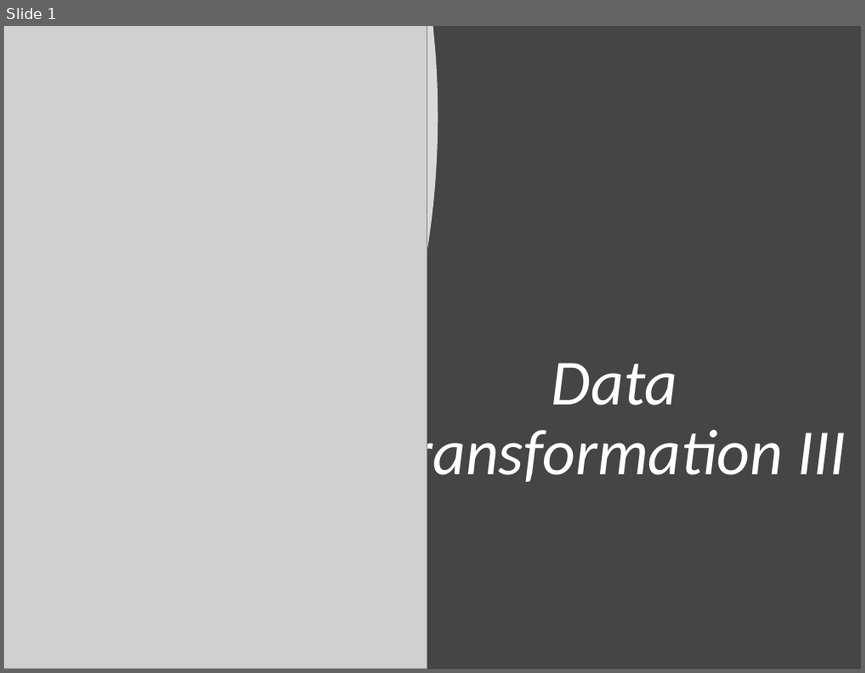
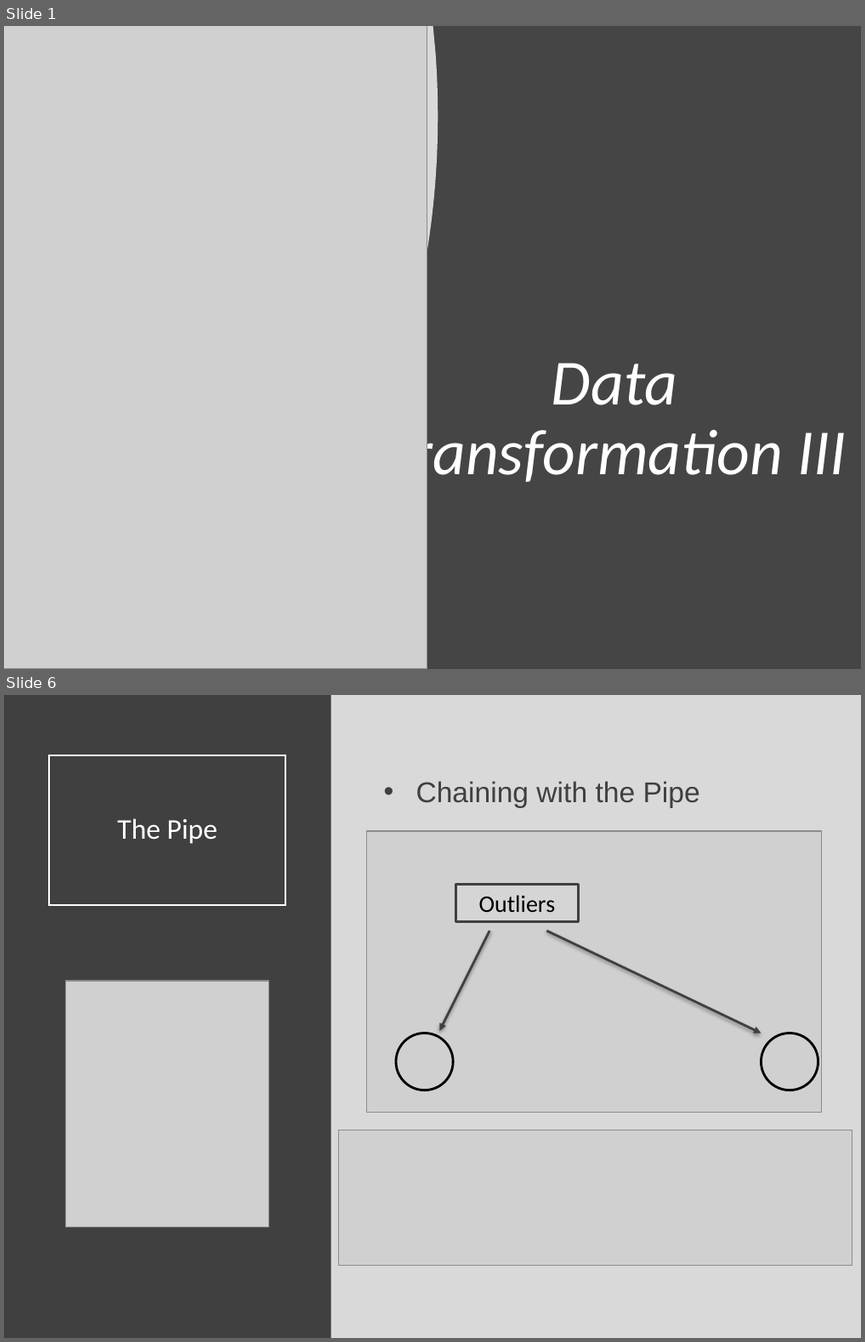
Before and after one commit to Yixf-Self/STOR320_WEBSITE, a slide deck: Lecture/Lecture 6/Lecture 6.pptx. Shown one above the other, each under a label of ours: slide 1 before the commit, slides 1 and 6 after it; the slides between them are not shown. The pictures are 865x673 and 865x1342 pixels, drawn with LibreOffice and Linux fonts; fonts in the diff are those of the drawing; grey boxes stand for pictures. Boxes give left, top, right and bottom in pixels: in the first picture for what was removed or moved away, otherwise in the second. Text is boxed around its words. In the diff, an @@ line names an element or a change of style, - is before the commit and + after.

```diff
--- a/Lecture/Lecture 6/Lecture 6.pptx
+++ b/Lecture/Lecture 6/Lecture 6.pptx
@@ slide 6 added at (4,695,861,1338), background #D9D9D9 @@
@@ rectangle added at (4,695,331,1338), fill #404040 @@
@@ title added at (49,755,286,905), outline #FFFFFF 1.5 pt, 24 pt, text #FFFFFF @@
+The Pipe
@@ text added at (416,781,700,808), 24 pt, text #404040 @@
+• Chaining with the Pipe
@@ picture added at (367,831,822,1111) @@
@@ rectangle added at (455,885,578,922), fill #D5D5D5, outline #404040 2 pt, 20 pt, text #000000 @@
+Outliers
@@ arrow added from (490, 930) to (439, 1031), #404040 2 pt @@
@@ arrow added from (546, 930) to (760, 1032), #404040 2 pt @@
@@ picture added at (66,981,268,1226) @@
@@ ellipse added at (396,1032,453,1090), outline #000000 2 pt @@
@@ ellipse added at (760,1032,818,1090), outline #000000 2 pt @@
@@ picture added at (338,1129,851,1265) @@
```
Also in this commit, not shown: 1 slide changed, 16 other slides added, 6 other files.
